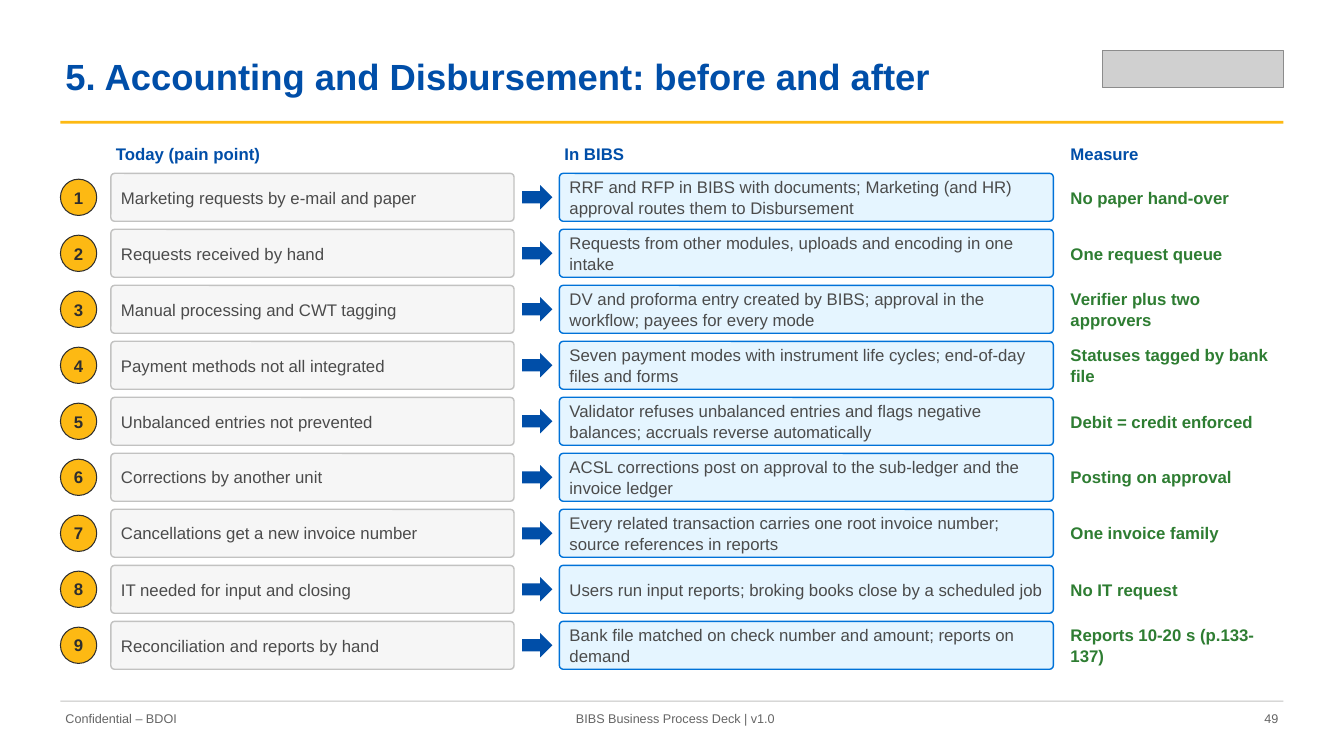
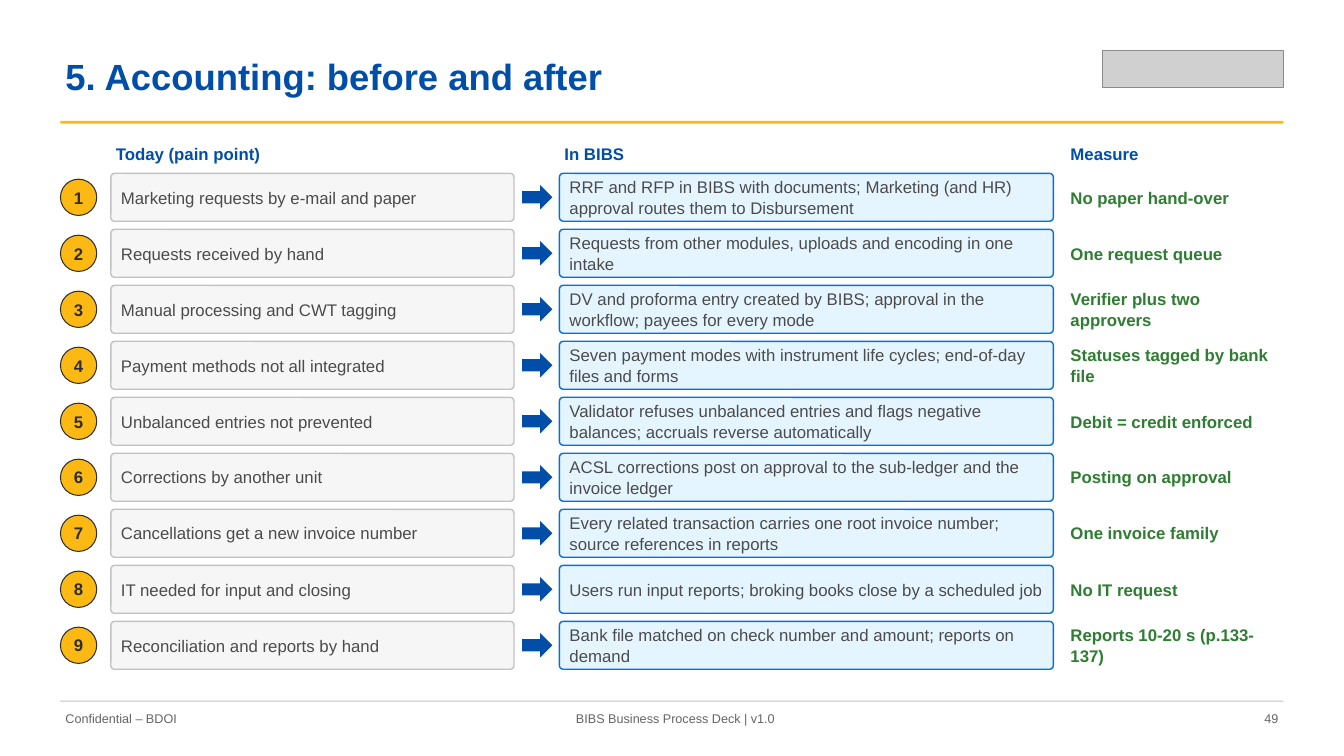
Before and after one commit to IortaTexhNXT-DEV/FinVerse, a slide deck: slide 49 of docs/deliverables/out/Decks/BIBS_Deck_BRD-00_Business_Process_AsIs_Envisioned_BestPractice_v1.0.pptx. Drawn at 1344x756 pixels with LibreOffice and Linux fonts; fonts in the diff are those of the drawing; grey boxes stand for pictures. Boxes give left, top, right and bottom in pixels: in the first picture for what was removed or moved away, otherwise in the second. Text is boxed around its words. In the diff, an @@ line names an element or a change of style, - is before the commit and + after.

```diff
--- a/docs/deliverables/out/Decks/BIBS_Deck_BRD-00_Business_Process_AsIs_Envisioned_BestPractice_v1.0.pptx
+++ b/docs/deliverables/out/Decks/BIBS_Deck_BRD-00_Business_Process_AsIs_Envisioned_BestPractice_v1.0.pptx
@@ text at (65, 63, 602, 97): text changed @@
-5. Accounting and Disbursement: before and after
+5. Accounting: before and after
```
Also in this commit, not shown: 39 other slides changed, 11 other files.
